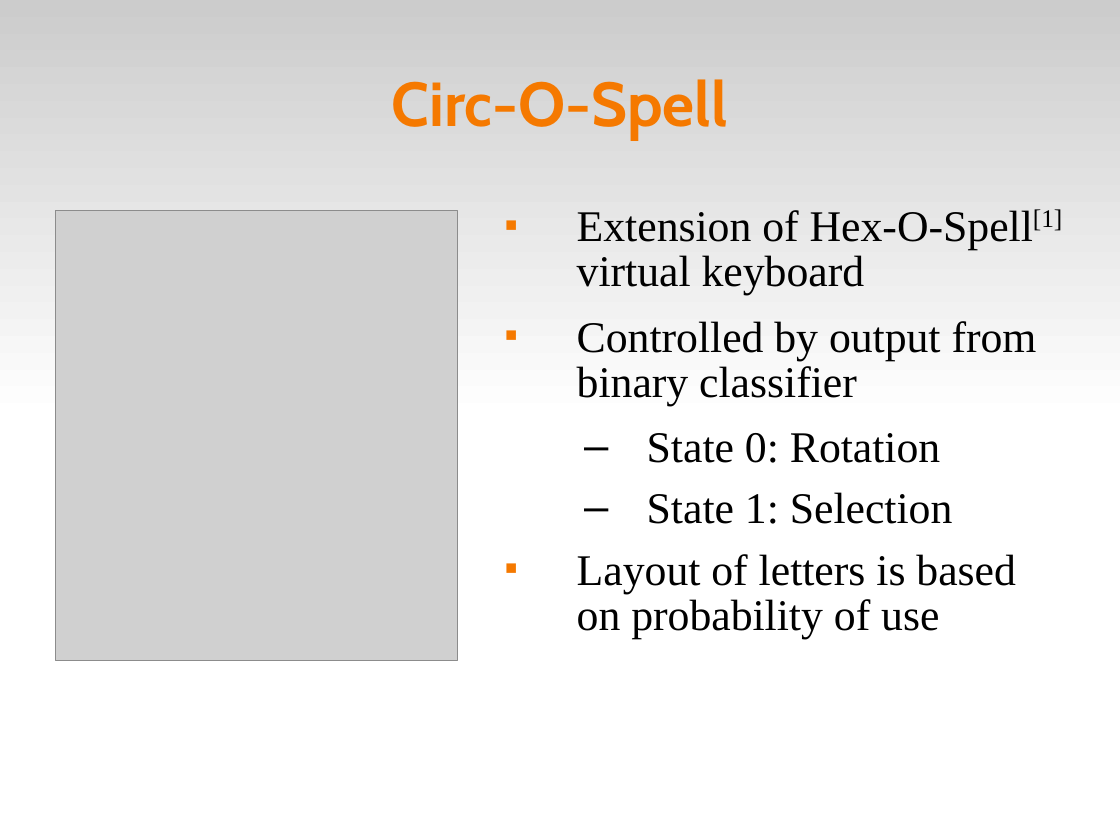
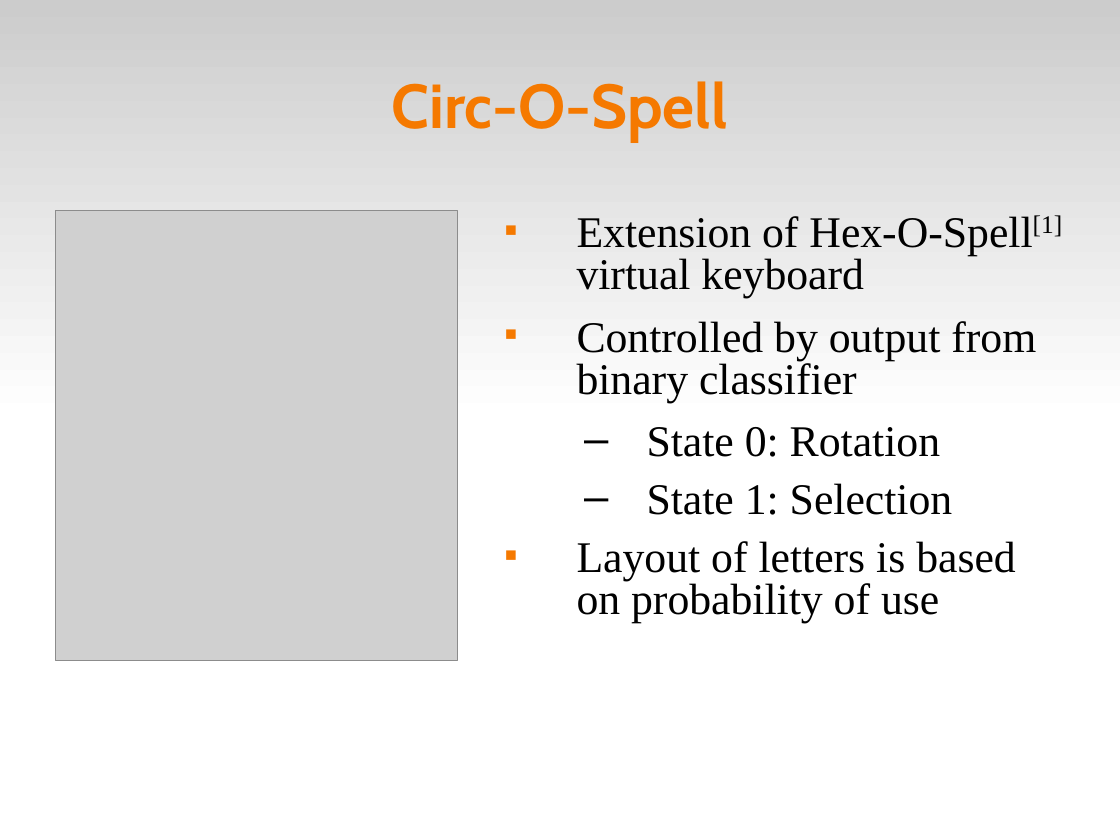
Before and after one commit to abdullah38rcc/BCI-Virtual-Keyboard, a slide deck: slide 5 of master's/docs/virtKey.ppt. Drawn at 1120x840 pixels with LibreOffice and Linux fonts; fonts in the diff are those of the drawing; grey boxes stand for pictures. Boxes give left, top, right and bottom in pixels: in the first picture for what was removed or moved away, otherwise in the second. Text is boxed around its words. In the diff, an @@ line names an element or a change of style, - is before the commit and + after.

```diff
--- a/master's/docs/virtKey.ppt
+++ b/master's/docs/virtKey.ppt
@@ title "Circ-O-Spell" at (392,81,728,141): line spacing 0.96 to 0.94 @@
@@ text "Extension of Hex-O-Spell[1] virtual keyboard" at (577,215,1063,622): line spacing 0.86 to 0.8; indent changed @@
```
Also in this commit, not shown: 17 other slides changed, 1 other file.
